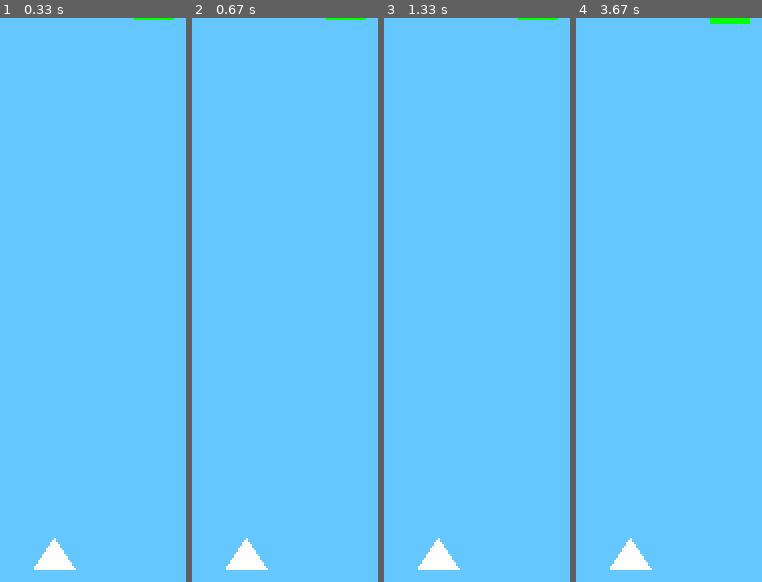
Above: before the commit, frames 1-4 (left to right).
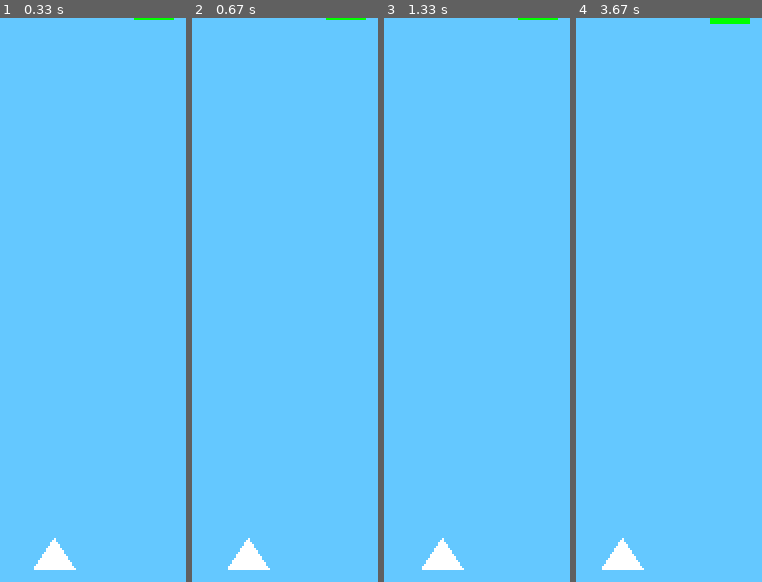
Above: after the commit, the same moments.

Repository: kamilutkumavi0/pythonegitim
Game: pygame game, started from pythonegitim/game.py
Same seed, same stepped clock (60 frames per second), same inputs: the game is played once before the commit and once after it.
Inputs:
- Up to frame 1 (0.33 s): no input
- Up to frame 2 (0.67 s): hold D from 0.33 s (still down)
- Up to frame 3 (1.33 s): release D at 0.8 s; hold D 0.83-1.3 s
- Up to frame 4 (3.67 s): hold A 1.33-1.87 s; hold A 1.9-2.3 s; hold D 2.33-2.97 s; hold A 3-3.47 s; hold D from 3.5 s (still down)

Frame 1 is identical in both runs. In frame 2, 0.1% of the frame differs, in the area x 18-42%, y 92-98%; in frame 3, 0.2%; in frame 4, 0.4%, in the area x 13-41%, y 92-98%.

Commit message:
Add files via upload

Diff:
--- a/pythonegitim/game.py
+++ b/pythonegitim/game.py
@@ -43,9 +43,8 @@
         dusman[str(i)] = [[random.randint(0, 19)*20, -1*random.randint(0, 19)*20], 3]
     return dusman
 
-# dusman = {"birinci": [[30,30], 3], "ikinci" : [[70,50], 3],
-#           "ucuncu" : [[80,90], 3], "dorduncu" : [[120,60], 3],
-#           "besinci" : [[160,30], 3]}
+
+level = 0
 dusman = dusman_olusturucu()
 while True:
     pygame.display.update() #Ekranın güncellenmesi sağlanıyor
@@ -63,10 +62,10 @@
     keys=pygame.key.get_pressed()
     if keys[pygame.K_a]:
         if hareket > -190:
-            hareket -= 0.01
+            hareket -= 0.1
     if keys[pygame.K_d]:
         if hareket < 190:
-            hareket += 0.01
+            hareket += 0.05
     for j in dusman:
         if dusman[j][1] == 3:
             pygame.draw.rect(ekran, "green", pygame.Rect(dusman[j][0][0], dusman[j][0][1],20,20))
@@ -77,6 +76,9 @@
         dusman[j][0][1] += 0.01
         if dusman[j][0][1] >= 280:
             kapat = True
+    if dusman == {}:
+        level += 1
+        dusman = dusman_olusturucu(level)
     pygame.draw.polygon(ekran, "white", [[200 + hareket, 260],
                                          [190 + hareket, 275],
                                          [210 + hareket, 275]])
